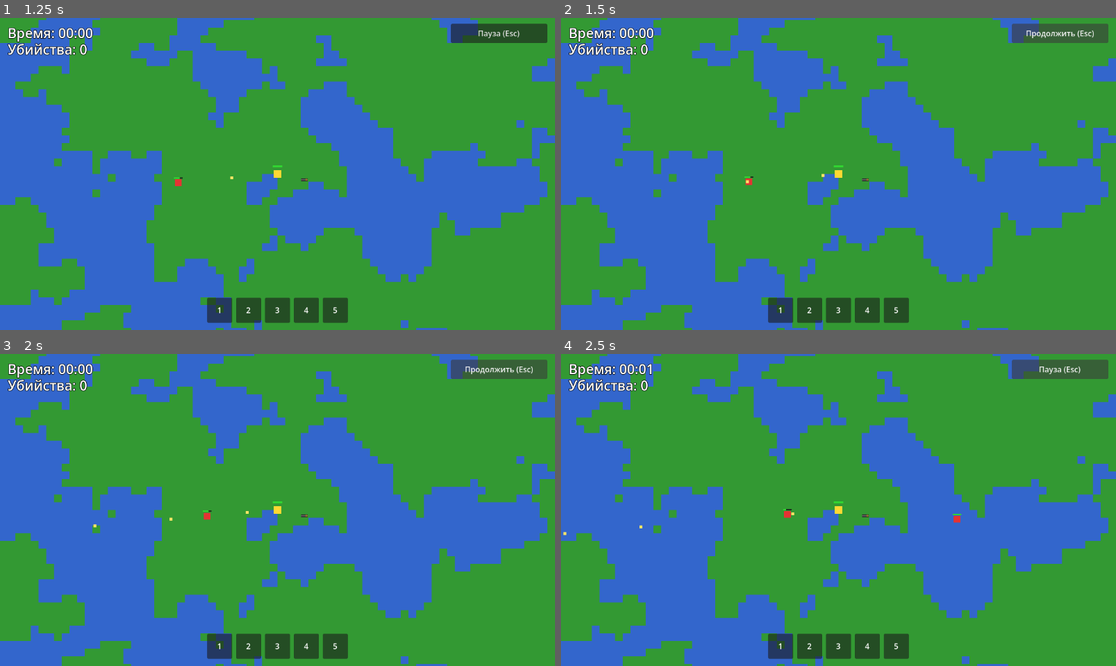
Above: before the commit, frames 1-4 (two rows, left to right).
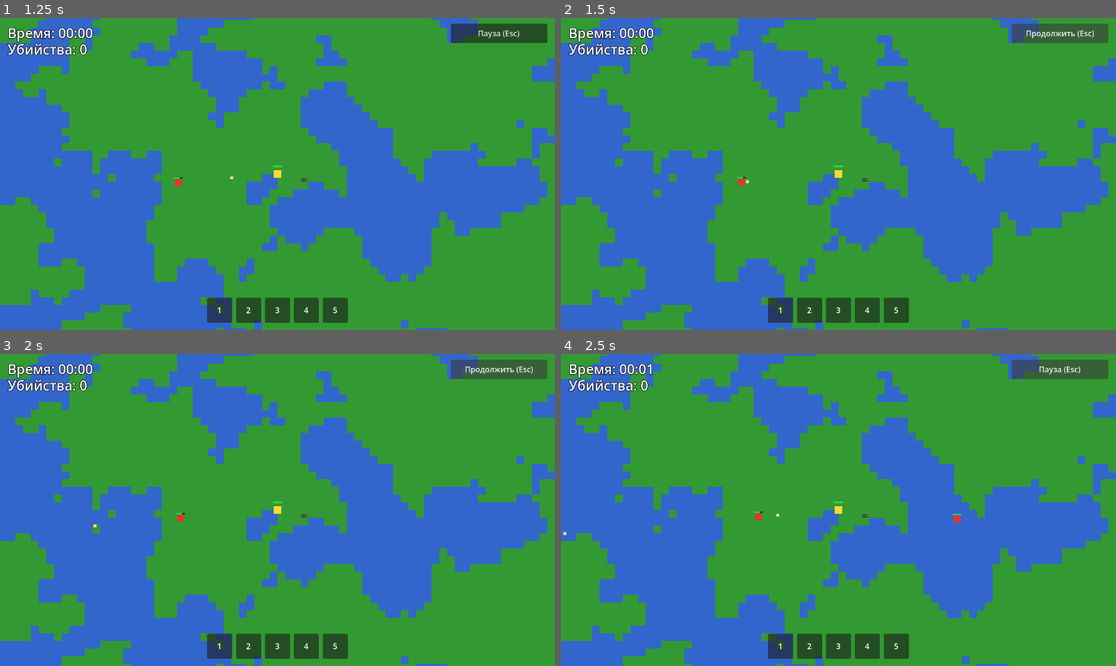
Above: after the commit, the same moments.

Repository: aegissana-sudo/vada
Game: Godot game, scene res://Main.tscn
The game is run twice, just before and just after one commit, with the same random seed, the same clock (stepped at 60 frames per second) and the same inputs.
Inputs:
- Up to frame 1 (1.25 s): click "Начать игру" at 0.5 s
- Up to frame 2 (1.5 s): click "Пауза (Esc)" at 1.25 s
- Up to frame 3 (2 s): no input
- Up to frame 4 (2.5 s): click "Продолжить (Esc)" at 2 s

Frame 1 is identical in both runs. In frame 2, less than 0.1% of the frame differs, in the area x 31-48%, y 49-54%; in frame 3, less than 0.1%; in frame 4, less than 0.1%, in the area x 14-43%, y 49-56%.

Commit message:
Fix pause button to fully freeze gameplay actors

Diff:
--- a/scripts/world.gd
+++ b/scripts/world.gd
@@ -36,6 +36,8 @@
 
 func _ready() -> void:
     process_mode = Node.PROCESS_MODE_ALWAYS
+    tile_map.process_mode = Node.PROCESS_MODE_PAUSABLE
+    player.process_mode = Node.PROCESS_MODE_PAUSABLE
     pause_button.process_mode = Node.PROCESS_MODE_ALWAYS
 
     noise.seed = randi()
@@ -119,6 +121,7 @@
 func _spawn_shotgun_pickup() -> void:
     var pickup = Area2D.new()
     pickup.set_script(_shotgun_pickup_script)
+    pickup.process_mode = Node.PROCESS_MODE_PAUSABLE
     pickup.global_position = player.global_position + Vector2(56.0, 12.0)
     pickup.picked_up.connect(_on_shotgun_picked_up)
     add_child(pickup)
@@ -202,6 +205,7 @@
 func _spawn_enemy() -> void:
     var enemy := CharacterBody2D.new()
     enemy.set_script(_enemy_script)
+    enemy.process_mode = Node.PROCESS_MODE_PAUSABLE
     _configure_enemy_difficulty(enemy)
 
     var angle := randf() * TAU
